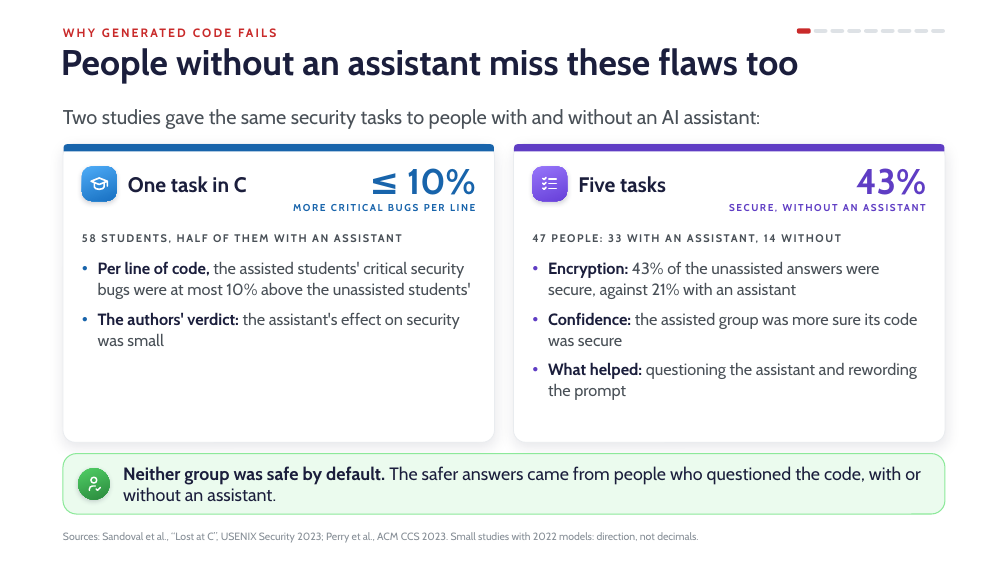
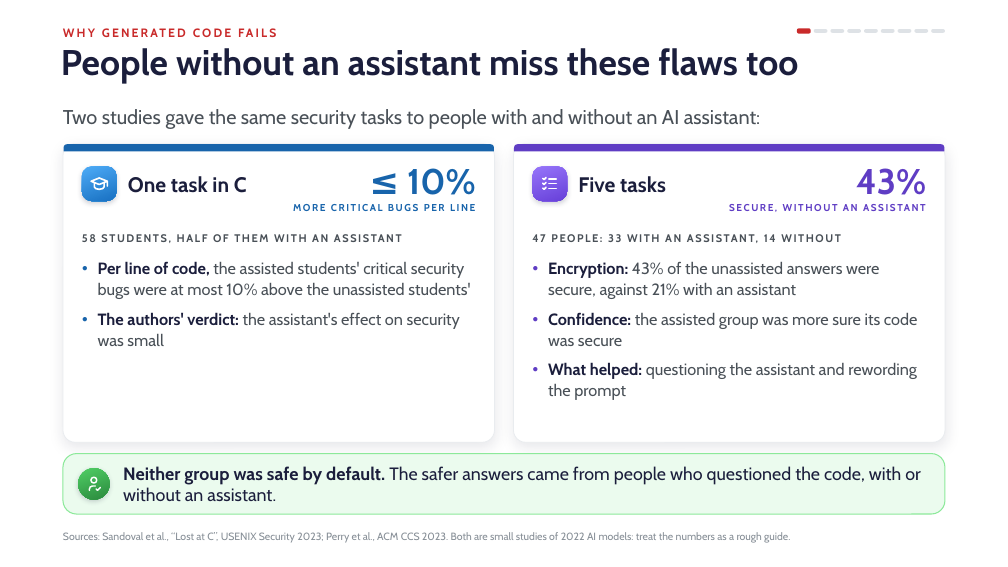
Before and after one commit to danielcregg/ai-assisted-programming, a slide deck: slide 7 of lectures-and-labs/week08/security-lecture.pptx. Drawn at 1008x567 pixels with LibreOffice and Linux fonts; fonts in the diff are those of the drawing; background and template pictures are left out. Boxes give left, top, right and bottom in pixels: in the first picture for what was removed or moved away, otherwise in the second. Text is boxed around its words. In the diff, an @@ line names an element or a change of style, - is before the commit and + after.

```diff
--- a/lectures-and-labs/week08/security-lecture.pptx
+++ b/lectures-and-labs/week08/security-lecture.pptx
@@ text at (x1=63, y1=532, x2=790, y2=543): text changed @@
-Sources: Sandoval et al., “Lost at C”, USENIX Security 2023; Perry et al., ACM CCS 2023. Small studies with 2022 models: direction, not decimals.
+Sources: Sandoval et al., “Lost at C”, USENIX Security 2023; Perry et al., ACM CCS 2023. Both are small studies of 2022 AI models: treat the numbers as a rough guide.
```
Also in this commit, not shown: 3 other slides changed, 1 other file.
